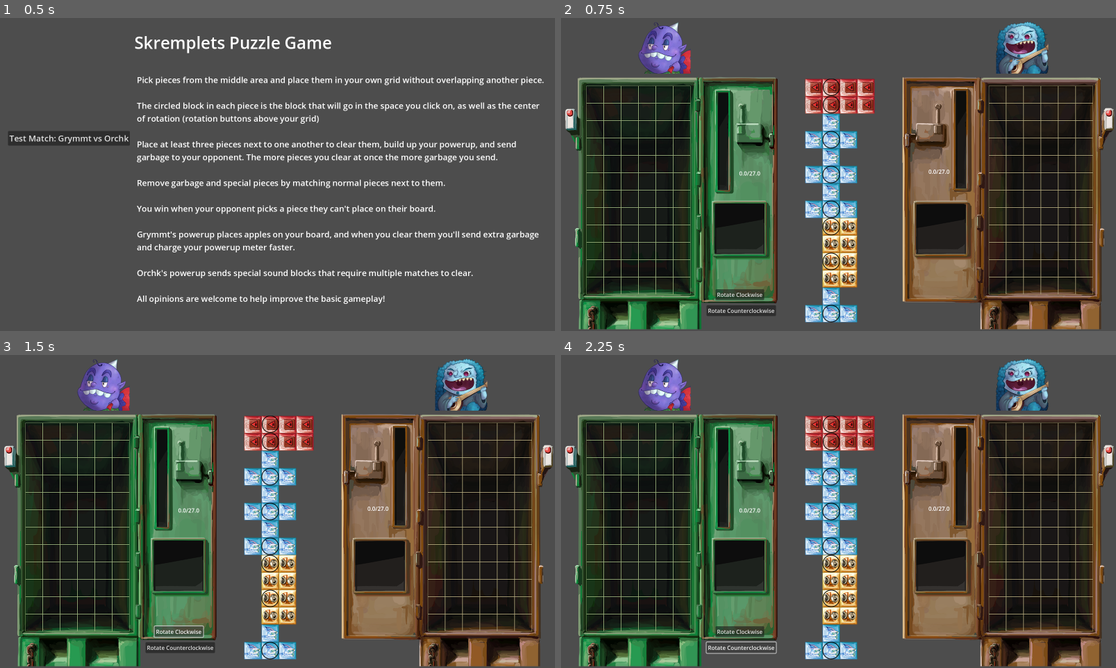
Above: before the commit, frames 1-4 (two rows, left to right).
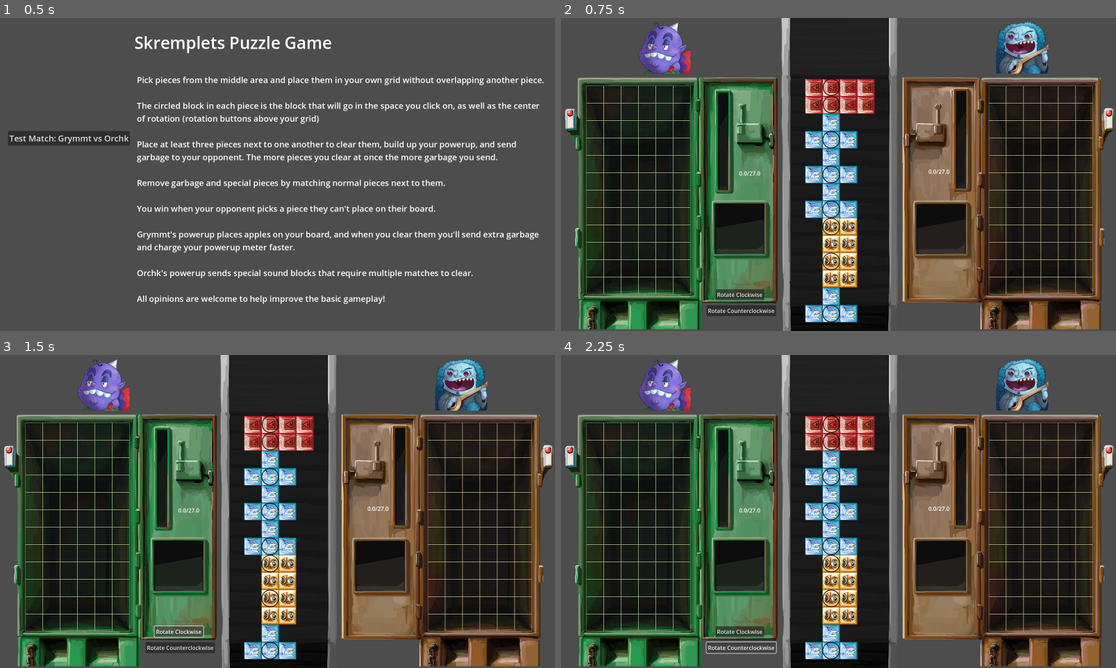
Above: after the commit, the same moments.

Repository: VincentBorchardt/Skremplets-Puzzle-Game-RPJ-2025
Game: Godot game, scene res://scenes/title_screen.tscn
The game is run twice, just before and just after one commit, with the same random seed, the same clock (stepped at 60 frames per second) and the same inputs.
Inputs:
- Up to frame 1 (0.5 s): no input
- Up to frame 2 (0.75 s): click "Test Match: Grymmt vs Orchk" at 0.5 s
- Up to frame 3 (1.5 s): click "Rotate Clockwise" at 1.25 s
- Up to frame 4 (2.25 s): click "Rotate Counterclockwise" at 2 s

Frame 1 is identical in both runs. In frame 2, 15% of the frame differs, in the area x 39-61%, y 0-100%; in frame 3, 15%; in frame 4, 15%.

Commit message:
Part 2 of new assets
New block types and reorganization, as well as the temporary conveyor belt. Next are the new buttons for rotation (which requires them to change type, and possibly something weird for the active versions), and the characters.

Diff:
--- a/resources/pieces/apple_power_up.tres
+++ b/resources/pieces/apple_power_up.tres
@@ -1,6 +1,6 @@
 [gd_resource type="Resource" script_class="Piece" load_steps=3 format=3 uid="uid://cbb8f3kerb4s6"]
 
-[ext_resource type="Texture2D" uid="uid://dwhmwh0s78rmp" path="res://assets/pieces/apple_powerup_temp.png" id="1_8agi2"]
+[ext_resource type="Texture2D" uid="uid://dp3d0pm32y3kj" path="res://assets/pieces/special_pieces/block7_apple.png" id="1_8agi2"]
 [ext_resource type="Script" uid="uid://6oywq2cixv6v" path="res://scripts/piece.gd" id="1_16ist"]
 
 [resource]
--- a/resources/pieces/blue_four_t.tres
+++ b/resources/pieces/blue_four_t.tres
@@ -1,6 +1,6 @@
 [gd_resource type="Resource" script_class="Piece" load_steps=3 format=3 uid="uid://cp4dautmudtjn"]
 
-[ext_resource type="Texture2D" uid="uid://blgwcf0scrlxd" path="res://assets/pieces/final_pieces/blue_four_t.png" id="1_ewmfe"]
+[ext_resource type="Texture2D" uid="uid://blgwcf0scrlxd" path="res://assets/pieces/main_pieces/blue_four_t.png" id="1_ewmfe"]
 [ext_resource type="Script" uid="uid://6oywq2cixv6v" path="res://scripts/piece.gd" id="1_r10d6"]
 
 [resource]
--- a/resources/pieces/garbage_block.tres
+++ b/resources/pieces/garbage_block.tres
@@ -1,6 +1,6 @@
 [gd_resource type="Resource" script_class="Piece" load_steps=3 format=3 uid="uid://cd8e1ipwgbtab"]
 
-[ext_resource type="Texture2D" uid="uid://cqvtngxkcx5he" path="res://assets/pieces/base_blocks/block6_black.png" id="1_vlafm"]
+[ext_resource type="Texture2D" uid="uid://cqvtngxkcx5he" path="res://assets/pieces/special_pieces/block6_black.png" id="1_vlafm"]
 [ext_resource type="Script" uid="uid://6oywq2cixv6v" path="res://scripts/piece.gd" id="1_yswxx"]
 
 [resource]
--- a/resources/pieces/green_three_three_bottle.tres
+++ b/resources/pieces/green_three_three_bottle.tres
@@ -1,6 +1,6 @@
 [gd_resource type="Resource" script_class="Piece" load_steps=3 format=3 uid="uid://dqc8jtf7hxkfs"]
 
-[ext_resource type="Texture2D" uid="uid://xqifjg5e0iqi" path="res://assets/pieces/final_pieces/green_three_three_bottle.png" id="1_6rj5t"]
+[ext_resource type="Texture2D" uid="uid://xqifjg5e0iqi" path="res://assets/pieces/main_pieces/green_three_three_bottle.png" id="1_6rj5t"]
 [ext_resource type="Script" uid="uid://6oywq2cixv6v" path="res://scripts/piece.gd" id="2_s4wqi"]
 
 [resource]
--- a/resources/pieces/red_four_line.tres
+++ b/resources/pieces/red_four_line.tres
@@ -1,7 +1,7 @@
 [gd_resource type="Resource" script_class="Piece" load_steps=3 format=3 uid="uid://sul45feloifc"]
 
 [ext_resource type="Script" uid="uid://6oywq2cixv6v" path="res://scripts/piece.gd" id="1_stb0y"]
-[ext_resource type="Texture2D" uid="uid://c2yts4it2l6ii" path="res://assets/pieces/final_pieces/red_four_line.png" id="1_worr0"]
+[ext_resource type="Texture2D" uid="uid://c2yts4it2l6ii" path="res://assets/pieces/main_pieces/red_four_line.png" id="1_worr0"]
 
 [resource]
 script = ExtResource("1_stb0y")
--- a/resources/pieces/sound_at_one_power_up.tres
+++ b/resources/pieces/sound_at_one_power_up.tres
@@ -1,7 +1,7 @@
 [gd_resource type="Resource" script_class="Piece" load_steps=3 format=3 uid="uid://bm7ux56f8moa7"]
 
 [ext_resource type="Script" uid="uid://6oywq2cixv6v" path="res://scripts/piece.gd" id="1_dqxl2"]
-[ext_resource type="Texture2D" uid="uid://bvbrj1dyfk1ji" path="res://assets/pieces/orchk_one_powerup_temp.png" id="1_ixdqy"]
+[ext_resource type="Texture2D" uid="uid://lm5oixhjdif3" path="res://assets/pieces/special_pieces/block8_sound1.png" id="1_ixdqy"]
 
 [resource]
 script = ExtResource("1_dqxl2")
--- a/resources/pieces/sound_at_two_power_up.tres
+++ b/resources/pieces/sound_at_two_power_up.tres
@@ -1,7 +1,7 @@
 [gd_resource type="Resource" script_class="Piece" load_steps=3 format=3 uid="uid://cwxmpyd60hdr0"]
 
 [ext_resource type="Script" uid="uid://6oywq2cixv6v" path="res://scripts/piece.gd" id="1_eulid"]
-[ext_resource type="Texture2D" uid="uid://bdbc7niogiei6" path="res://assets/pieces/orchk_two_powerup_temp.png" id="1_vxrys"]
+[ext_resource type="Texture2D" uid="uid://buxpmvftgxtde" path="res://assets/pieces/special_pieces/block8_sound2.png" id="1_vxrys"]
 
 [resource]
 script = ExtResource("1_eulid")
--- a/resources/pieces/yellow_four_square.tres
+++ b/resources/pieces/yellow_four_square.tres
@@ -1,6 +1,6 @@
 [gd_resource type="Resource" script_class="Piece" load_steps=3 format=3 uid="uid://c6hl4hayblppu"]
 
-[ext_resource type="Texture2D" uid="uid://b20lwr61efjhx" path="res://assets/pieces/final_pieces/yellow_small_square.png" id="1_1elxg"]
+[ext_resource type="Texture2D" uid="uid://b20lwr61efjhx" path="res://assets/pieces/main_pieces/yellow_small_square.png" id="1_1elxg"]
 [ext_resource type="Script" uid="uid://6oywq2cixv6v" path="res://scripts/piece.gd" id="1_wj8j1"]
 
 [resource]
--- a/scenes/neutral_grid_vertical.tscn
+++ b/scenes/neutral_grid_vertical.tscn
@@ -1,8 +1,9 @@
-[gd_scene load_steps=4 format=3 uid="uid://8ke5qj2vjr1e"]
+[gd_scene load_steps=5 format=3 uid="uid://8ke5qj2vjr1e"]
 
 [ext_resource type="Script" uid="uid://2hhfcg1ksay3" path="res://scripts/neutral_grid.gd" id="1_2lrjh"]
 [ext_resource type="PackedScene" uid="uid://bapgvd2psgvpj" path="res://scenes/grid_space.tscn" id="2_cdg8c"]
 [ext_resource type="Script" uid="uid://41invod4xyjn" path="res://scripts/repopulate_timer.gd" id="2_urwwb"]
+[ext_resource type="Texture2D" uid="uid://dx5naix65tonp" path="res://assets/grid/conveyorbelt.png" id="2_xess8"]
 
 [node name="NeutralGridVertical" type="Node2D"]
 script = ExtResource("1_2lrjh")
@@ -12,6 +13,8 @@
 metadata/_custom_type_script = "uid://2hhfcg1ksay3"
 
 [node name="Background" type="Sprite2D" parent="."]
+position = Vector2(125, 250)
+texture = ExtResource("2_xess8")
 
 [node name="RepopulateTimer" type="Timer" parent="."]
 script = ExtResource("2_urwwb")
Binary file added: assets/grid/button_ccw.png
Not shown, changed: assets/grid/button_ccw.png.import
Binary file added: assets/grid/button_ccw_active.png
Not shown, changed: assets/grid/button_ccw_active.png.import
Binary file added: assets/grid/button_cw.png
Not shown, changed: assets/grid/button_cw.png.import
Binary file added: assets/grid/button_cw_active.png
Not shown, changed: assets/grid/button_cw_active.png.import
Binary file added: assets/grid/conveyorbelt.png
Not shown, changed: assets/grid/conveyorbelt.png.import
Binary file removed: assets/pieces/apple_powerup_temp.png
Binary file removed: assets/pieces/blue_four_t.png
(and 24 more such lines)
